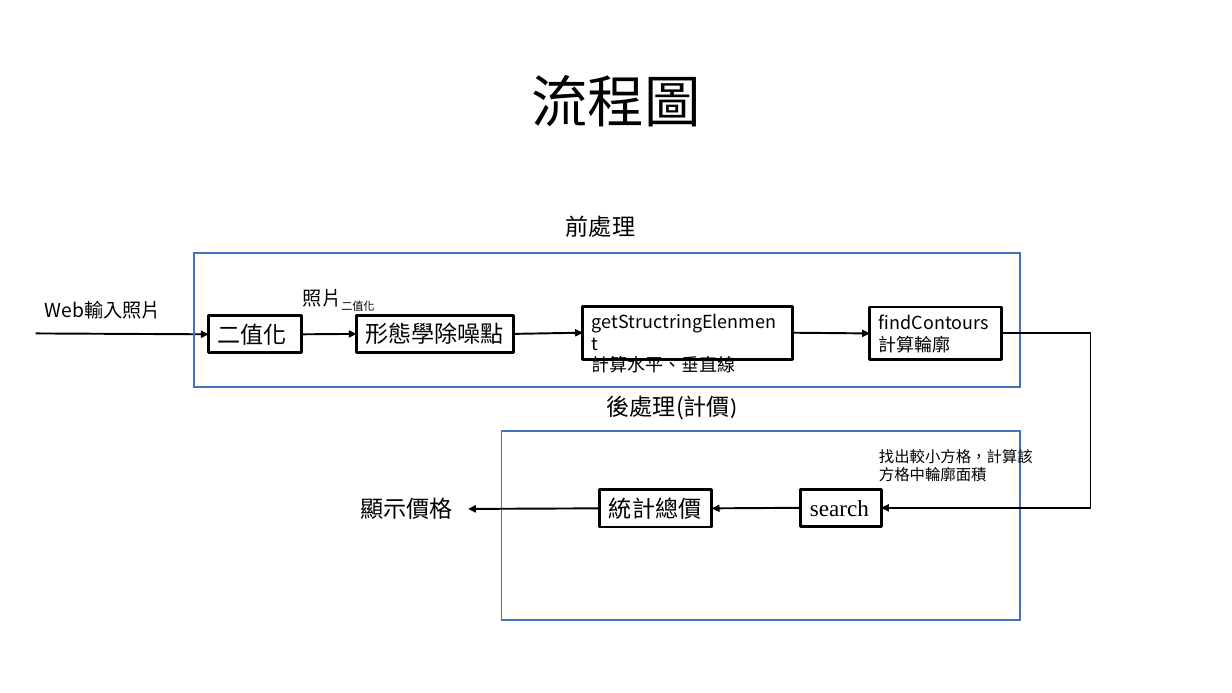
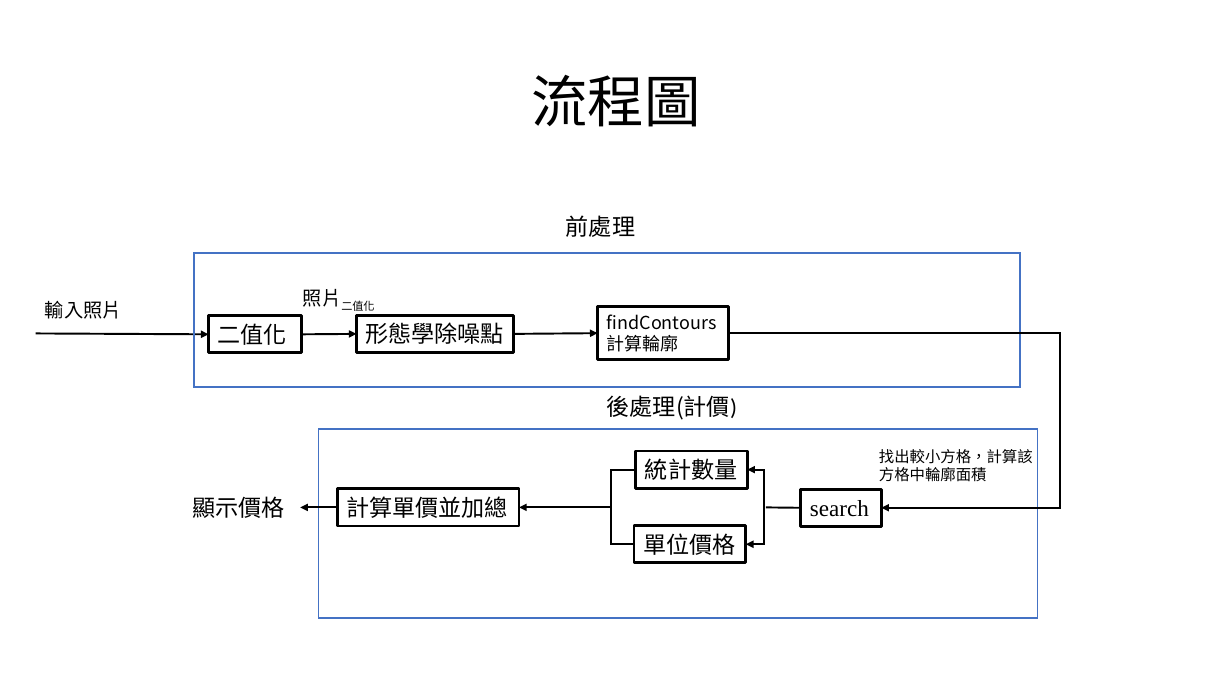
Before and after one commit to austin9328/Embedded_system, a slide deck: slide 4 of final_project/影像辨識 final_project.pptx. Drawn at 1232x693 pixels with LibreOffice and Linux fonts; fonts in the diff are those of the drawing. Boxes give left, top, right and bottom in pixels: in the first picture for what was removed or moved away, otherwise in the second. Text is boxed around its words. In the diff, an @@ line names an element or a change of style, - is before the commit and + after.

```diff
--- a/final_project/影像辨識 final_project.pptx
+++ b/final_project/影像辨識 final_project.pptx
@@ text at <box>45,301,122,319</box>: text changed @@
-Web輸入照片
+輸入照片
@@ rectangle removed at <box>583,306,793,359</box> @@
-getStructringElenment
-計算水平、垂直線
@@ rectangle "findContours 計算輪廓": place and size @@
-rectangle "findContours 計算輪廓" at <box>870,307,1001,360</box>
+rectangle "findContours 計算輪廓" at <box>598,307,729,360</box>
@@ arrow moved from (514, 334) - (583, 333) to (514, 334) - (598, 334) @@
@@ elbow arrow moved from (1001, 334) - (882, 508) to (729, 334) - (882, 508) @@
@@ arrow removed from (793, 333) to (870, 334) @@
@@ rectangle: place and size @@
-rectangle at <box>502,431,1020,620</box>
+rectangle at <box>319,429,1038,618</box>
@@ elbow line added from (636, 470) to (634, 544), #000000 1.5 pt @@
@@ rectangle "統計數量": place and size @@
-rectangle "統計數量" at <box>600,490,712,527</box>
+rectangle "統計數量" at <box>636,451,748,488</box>
@@ text in rectangle at <box>645,458,737,480</box>: text changed @@
-統計總價
+統計數量
@@ elbow double arrow added from (748, 470) to (746, 544), #000000 1.5 pt @@
@@ text "顯示價格": place and size @@
-text "顯示價格" at <box>361,497,453,519</box>
+text "顯示價格" at <box>193,496,285,518</box>
@@ arrow added from (337, 507) to (300, 507), #000000 1.5 pt @@
@@ rectangle added at <box>337,489,519,526</box>, outline #000000 2.25 pt, 18 pt, text #000000 @@
+計算單價並加總
@@ arrow moved from (600, 508) - (469, 509) to (610, 507) - (519, 507) @@
@@ arrow moved from (801, 508) - (712, 508) to (801, 508) - (766, 507) @@
@@ arrow (801, 508) - (766, 507): arrow to line @@
@@ rectangle added at <box>634,526,746,563</box>, outline #000000 2.25 pt, 18 pt, text #000000 @@
+單位價格
```
Also in this commit, not shown: 3 other slides changed, 6 slides added, 3 slides removed, 29 other files.
